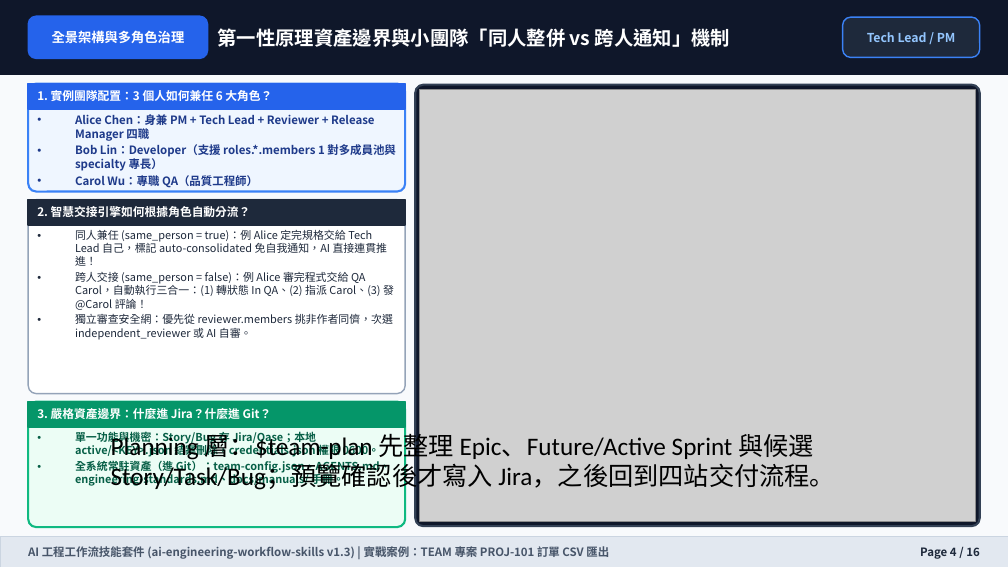
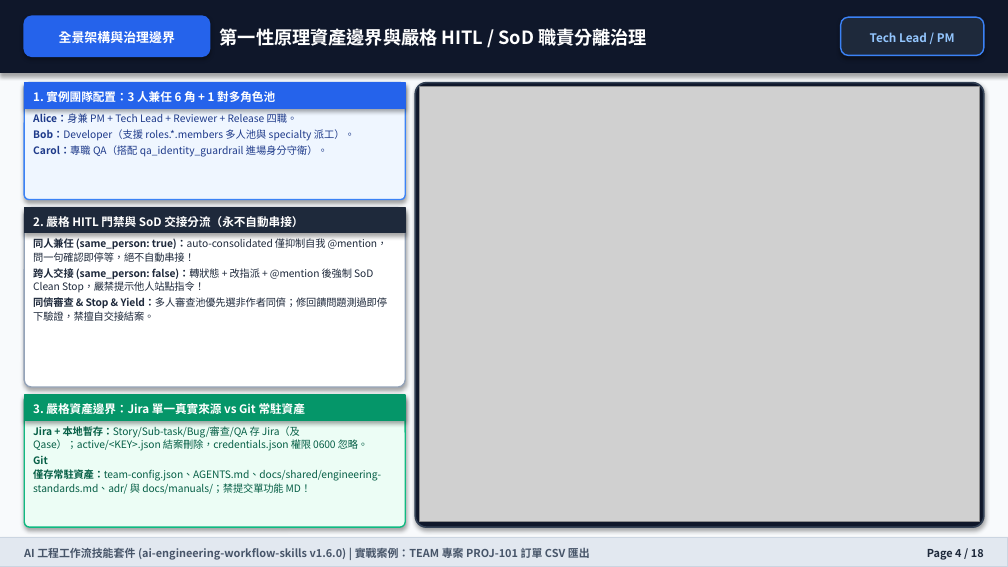
Before and after one commit to wilsonliu123/ai-engineering-workflow-skills, a slide deck: slide 4 of docs/training-manual.pptx. Drawn at 1008x567 pixels with LibreOffice and Linux fonts; fonts in the diff are those of the drawing; grey boxes stand for pictures. Boxes give left, top, right and bottom in pixels: in the first picture for what was removed or moved away, otherwise in the second. Text is boxed around its words. In the diff, an @@ line names an element or a change of style, - is before the commit and + after.

Commit message:
docs(ppt): sync training-manual.pptx and slide assets to v1.6.0

```diff
--- a/docs/training-manual.pptx
+++ b/docs/training-manual.pptx
@@ rounded rectangle: place and size @@
-rounded rectangle at [28,16,208,58]
+rounded rectangle at [24,16,210,56]
@@ text at [220,28,647,46]: text changed; size 13.8 to 13 pt @@
-第一性原理資產邊界與小團隊「同人整併 vs 跨人通知」機制
+第一性原理資產邊界與嚴格 HITL / SoD 職責分離治理
@@ rounded rectangle: place and size @@
-rounded rectangle at [843,17,980,57]
+rounded rectangle at [841,17,984,55]
@@ text "Tech Lead / PM" at [870,32,955,42]: size 8.8 to 8.4 pt; line spacing 1 to 1.18 @@
@@ text at [59,31,175,43]: text changed; size 9.5 to 9.2 pt @@
-全景架構與多角色治理
+全景架構與治理邊界
@@ rectangle: place and size @@
-rectangle at [28,84,405,109]
+rectangle at [24,83,405,108]
@@ rounded rectangle: place and size @@
-rounded rectangle at [28,84,405,192]
+rounded rectangle at [24,83,405,200]
@@ rounded rectangle at [24,83,405,200]: outline #3B82F6 1.5 pt to #3B82F6 1 pt; shadow on; proportions changed @@
@@ rounded rectangle: place and size @@
-rounded rectangle at [415,85,980,526]
+rounded rectangle at [415,83,984,527]
@@ rounded rectangle at [415,83,984,527]: outline #334155 1.5 pt to #334155 1.2 pt; shadow on; proportions changed @@
@@ picture: place and size @@
-picture at [419,90,976,521]
+picture at [419,87,980,521]
@@ text at [33,91,275,102]: text changed; size 8.4 to 8.3 pt @@
-1. 實例團隊配置：3 個人如何兼任 6 大角色？
+1. 實例團隊配置：3 人兼任 6 角 + 1 對多角色池
@@ text at [33,113,355,157]: text changed; size 8.2 to 7.3 pt; bold off @@
-• Alice Chen：身兼 PM + Tech Lead + Reviewer + Release Manager 四職
-• Bob Lin：Developer（支援 roles.*.members 1 對多成員池與 specialty 專長）
-• Carol Wu：專職 QA（品質工程師）
+Alice：身兼 PM + Tech Lead + Reviewer + Release 四職。
+Bob：Developer（支援 roles.*.members 多人池與 specialty 派工）。
+Carol：專職 QA（搭配 qa_identity_guardrail 進場身分守衛）。
@@ shadow on in 6 elements at [0,0,1008,73], [24,83,405,108], [24,16,210,56], [841,17,984,55], [24,395,405,420], [24,208,405,233] @@
@@ rounded rectangle: place and size @@
-rounded rectangle at [28,200,405,393]
+rounded rectangle at [24,208,405,387]
@@ rounded rectangle at [24,208,405,387]: shadow on; proportions changed @@
@@ rectangle: place and size @@
-rectangle at [28,200,405,225]
+rectangle at [24,208,405,233]
@@ text at [33,238,388,321]: text changed; size 7.8 to 7.2 pt @@
-• 同人兼任 (same_person = true)：例 Alice 定完規格交給 Tech Lead 自己，標記 auto-consolidated 免自我通知，AI 直接連貫推進！
-• 跨人交接 (same_person = false)：例 Alice 審完程式交給 QA Carol，自動執行三合一：(1) 轉狀態 In QA、(2) 指派 Carol、(3) 發 @Carol 評論！
-• 獨立審查安全網：優先從 reviewer.members 挑非作者同儕，次選 independent_reviewer 或 AI 自審。
+同人兼任 (same_person: true)：auto-consolidated 僅抑制自我 @mention，問一句確認即停等，絕不自動串接！
+跨人交接 (same_person: false)：轉狀態 + 改指派 + @mention 後強制 SoD Clean Stop，嚴禁提示他人站點指令！
+同儕審查 & Stop & Yield：多人審查池優先選非作者同儕；修回饋問題測過即停下驗證，禁擅自交接結案。
@@ text at [33,214,303,230]: text changed; size 8.4 to 8.3 pt @@
-2. 智慧交接引擎如何根據角色自動分流？
+2. 嚴格 HITL 門禁與 SoD 交接分流（永不自動串接）
@@ rectangle: place and size @@
-rectangle at [28,401,405,426]
+rectangle at [24,395,405,420]
@@ rounded rectangle: place and size @@
-rounded rectangle at [28,401,405,527]
+rounded rectangle at [24,395,405,527]
@@ rounded rectangle at [24,395,405,527]: outline #10B981 1.5 pt to #10B981 1 pt; shadow on; proportions changed @@
@@ text at [33,401,305,417]: text changed; size 8.4 to 8.3 pt @@
-3. 嚴格資產邊界：什麼進 Jira？什麼進 Git？
+3. 嚴格資產邊界：Jira 單一真實來源 vs Git 常駐資產
@@ text at [33,426,381,494]: text changed; size 7.8 to 7.2 pt; bold off @@
-• 單一功能與機密：Story/Bug 存 Jira/Qase；本地 active/<KEY>.json 結案刪除，credentials.json 權限 0600。
-• 全系統常駐資產（進 Git）：team-config.json、AGENTS.md、engineering-standards.md、docs/manuals/ 手冊。
+Jira + 本地暫存：Story/Sub-task/Bug/審查/QA 存 Jira（及 Qase）；active/<KEY>.json 結案刪除，credentials.json 權限 0600 忽略。
+Git 僅存常駐資產：team-config.json、AGENTS.md、docs/shared/engineering-standards.md、adr/ 與 docs/manuals/；禁提交單功能 MD！
@@ text removed at [111,429,835,492] @@
-Planning 層：$team-plan 先整理 Epic、Future/Active Sprint 與候選 Story/Task/Bug；預覽確認後才寫入 Jira，之後回到四站交付流程。
@@ rectangle at [0,537,1008,566]: outline #CBD5E1 0.5 pt to #CBD5E1 0.75 pt; shadow on @@
@@ text at [24,546,590,561]: text changed; size 8.2 to 7.8 pt @@
-AI 工程工作流技能套件 (ai-engineering-workflow-skills v1.3) | 實戰案例：TEAM 專案 PROJ-101 訂單 CSV 匯出
+AI 工程工作流技能套件 (ai-engineering-workflow-skills v1.6.0) | 實戰案例：TEAM 專案 PROJ-101 訂單 CSV 匯出
@@ text at [927,549,984,560]: text changed; size 8.2 to 7.8 pt @@
-Page 4 / 16
+Page 4 / 18
```
Also in this commit, not shown: 13 other slides changed, 4 slides added, 2 slides removed, 18 other files.
